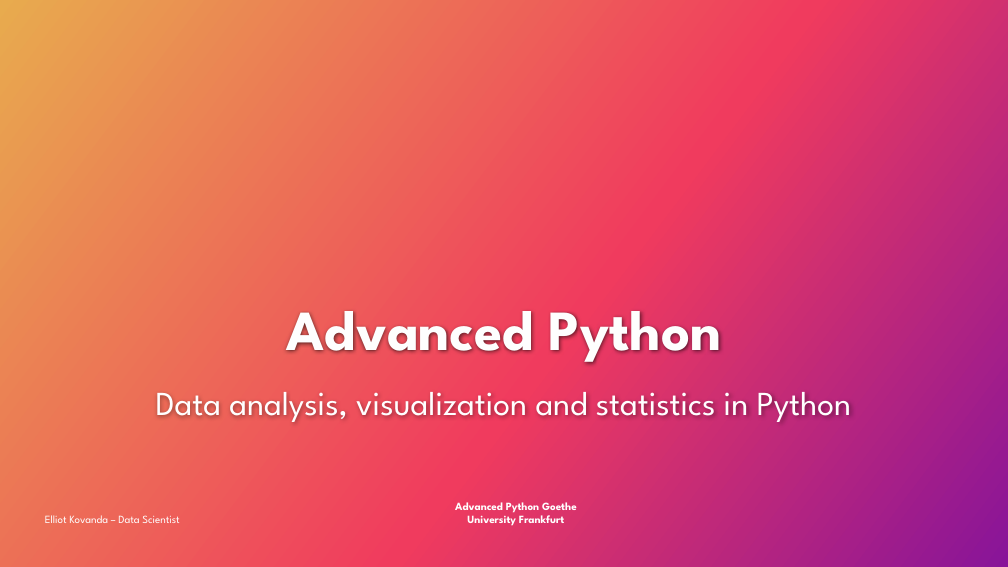
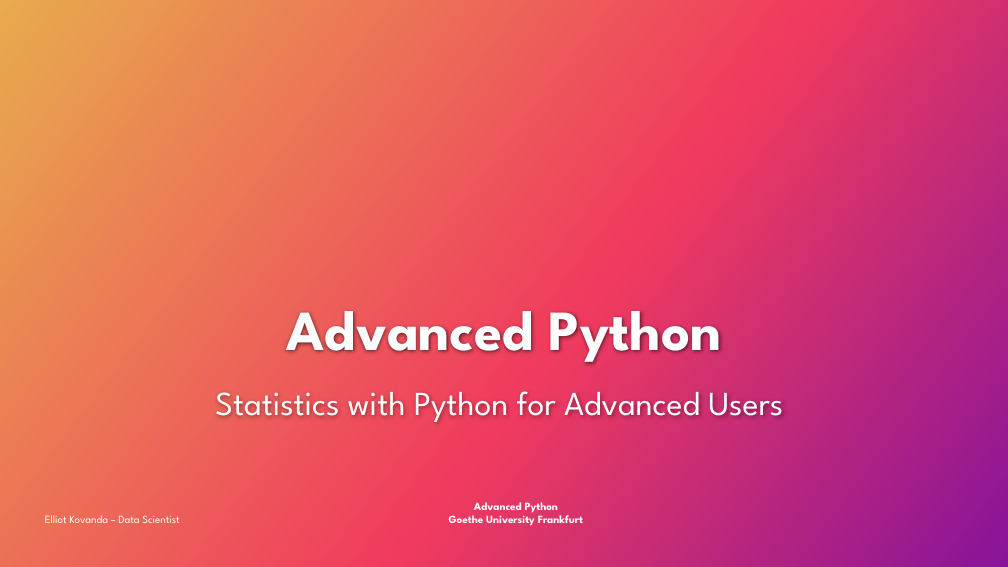
Before and after one commit to ekovanda/python_data_advanced_short, a slide deck: slide 1 of Python_Data_Analysis_Advanced.pptx. Drawn at 1008x567 pixels with LibreOffice and Linux fonts; fonts in the diff are those of the drawing; background and template pictures are left out. Boxes give left, top, right and bottom in pixels: in the first picture for what was removed or moved away, otherwise in the second. Text is boxed around its words. In the diff, an @@ line names an element or a change of style, - is before the commit and + after.

Commit message:
Updated presentation

```diff
--- a/Python_Data_Analysis_Advanced.pptx
+++ b/Python_Data_Analysis_Advanced.pptx
@@ subtitle at (x1=215, y1=391, x2=783, y2=422): text changed @@
-Data analysis, visualization and statistics in Python
+Statistics with Python for Advanced Users
@@ text at (x1=449, y1=502, x2=583, y2=526): text changed @@
-Advanced Python Goethe
-University Frankfurt
+Advanced Python
+Goethe University Frankfurt
```
Also in this commit, not shown: 17 other slides changed, 12 slides added.
